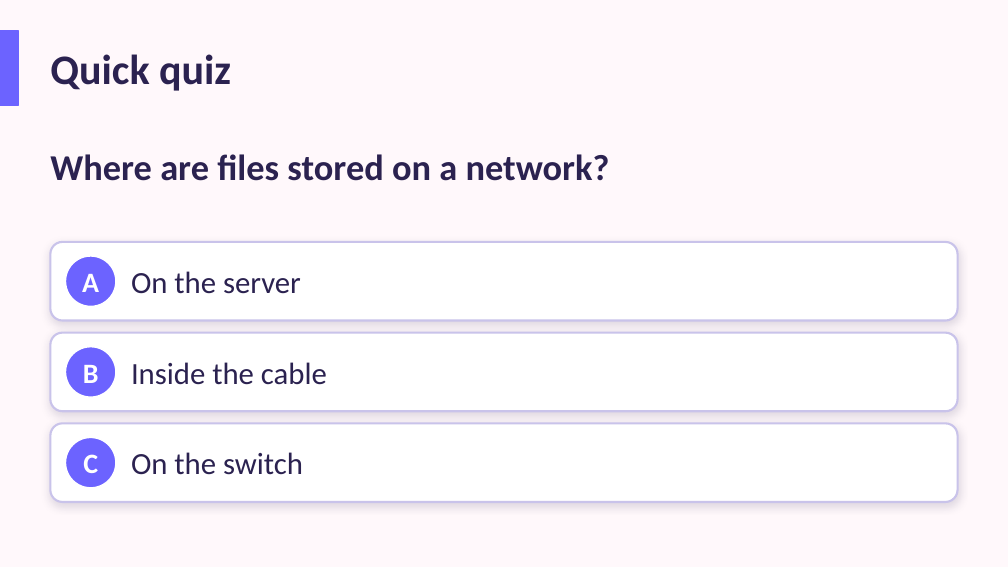
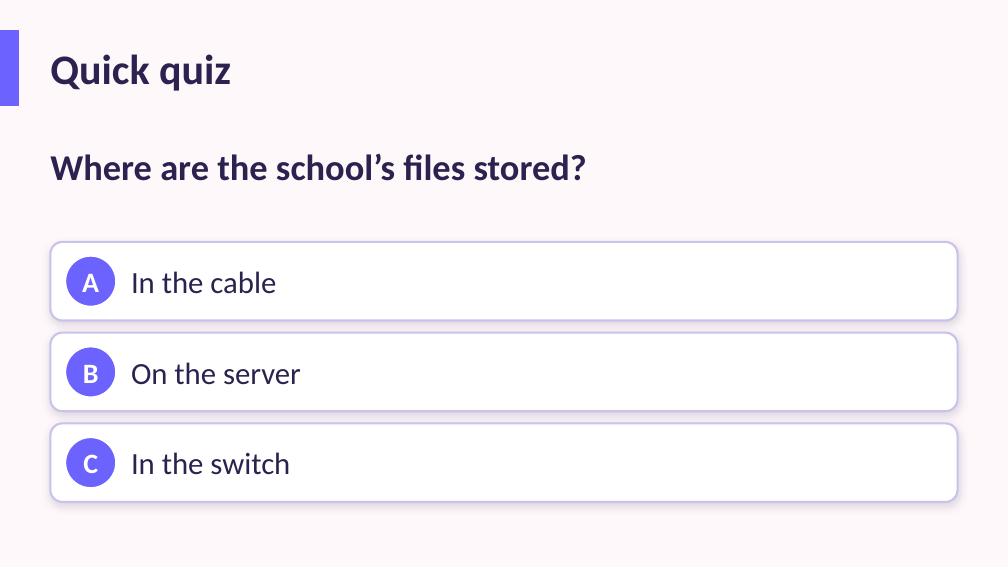
Before and after one commit to abualrif22-glitch/NBC, a slide deck: slide 26 of resources/Year-3/Y3 Unit summary - Connecting Computers.pptx (slide 79 before the commit). Drawn at 1008x567 pixels with LibreOffice and Linux fonts; fonts in the diff are those of the drawing. Boxes give left, top, right and bottom in pixels: in the first picture for what was removed or moved away, otherwise in the second. Text is boxed around its words. In the diff, an @@ line names an element or a change of style, - is before the commit and + after.

```diff
--- a/resources/Year-3/Y3 Unit summary - Connecting Computers.pptx
+++ b/resources/Year-3/Y3 Unit summary - Connecting Computers.pptx
@@ text at [50,154,587,181]: text changed @@
-Where are files stored on a network?
+Where are the school’s files stored?
@@ text at [131,271,276,294]: text changed @@
-On the server
+In the cable
@@ text at [131,362,301,385]: text changed @@
-Inside the cable
+On the server
@@ text at [131,452,290,475]: text changed @@
-On the switch
+In the switch
```
Also in this commit, not shown: 14 other slides changed, 15 slides added, 68 slides removed, 1 other file.
